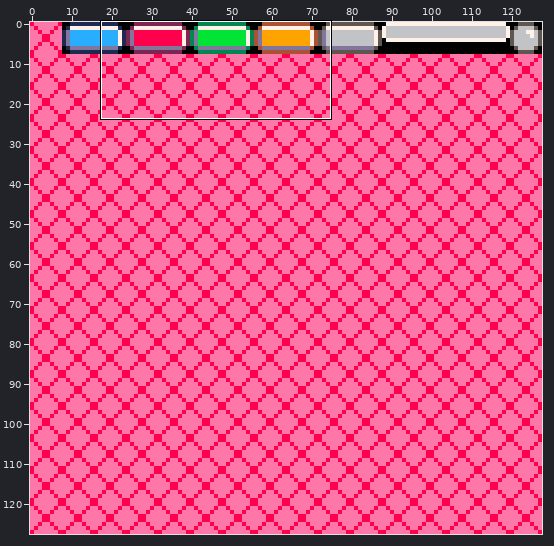
Sprite sheet: breakout/spritesheet.png. The picture above shows the old version from afar; the outline marks the close-up.
Close-up. First the earlier version:
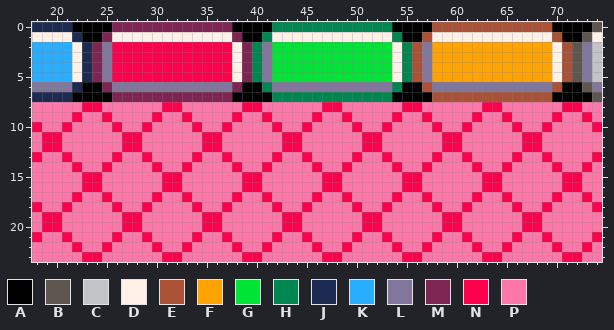
The file is 128x128 pixels. Shown: x 18..74, y 0..23.
Palette (. is transparent): A #000000  B #5f574f  C #c2c3c7  D #fff1e8  E #ab5236  F #ffa300  G #00e436  H #008751  J #1d2b53  K #29adff  L #83769c  M #7e2553  N #ff004d  P #ff77a8
And afterwards:
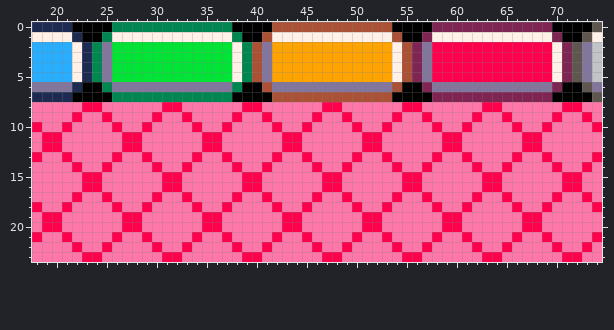
The exact change:
colour E: #ab5236 -> #7e2553
colour H: #008751 -> #ab5236
colour M: #7e2553 -> #008751
y 2..5: x 26..37 NNNNNNNNNNNN -> GGGGGGGGGGGG; x 42..53 GGGGGGGGGGGG -> FFFFFFFFFFFF; x 58..69 FFFFFFFFFFFF -> NNNNNNNNNNNN
Boxes around the changes in both close-ups, in picture pixels (x1, y1, x2, y2):
changed: (92, 22, 572, 102)
